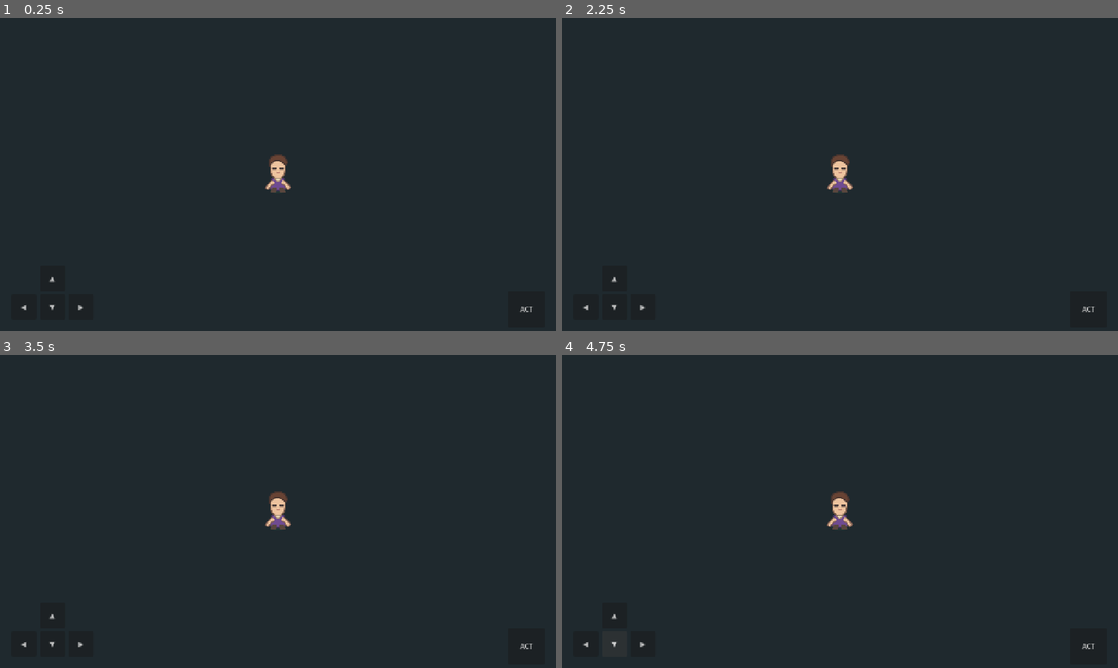
Above: before the commit, frames 1-4 (two rows, left to right).
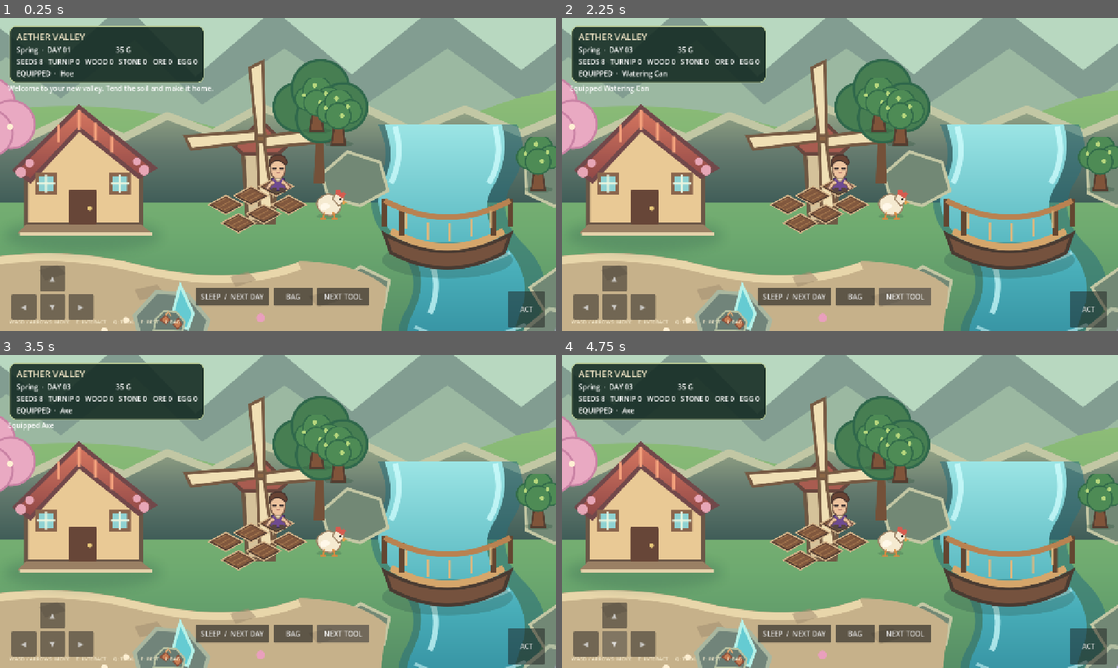
Above: after the commit, the same moments.

Repository: rintatia/aether-valley
Game: Godot game, scene res://scenes/main.tscn
The game is run twice, just before and just after one commit, with the same random seed, the same clock (stepped at 60 frames per second) and the same inputs.
Inputs (mouse positions are in pixels of both pictures, inside the frame that each line leads up to):
- Up to frame 1 (0.25 s): no input
- Up to frame 2 (2.25 s): click (795, 296) at 0.5 s, where only the run after the commit has a clickable "SLEEP / NEXT DAY"; click (795, 296) at 1.25 s, where only the run after the commit has a clickable "SLEEP / NEXT DAY"; click (906, 296) at 2 s, where only the run after the commit has a clickable "NEXT TOOL"
- Up to frame 3 (3.5 s): click (344, 633) at 2.75 s, where only the run after the commit has a clickable "NEXT TOOL"
- Up to frame 4 (4.75 s): click "▲" at 3.5 s; click "▼" at 4.25 s

The runs differ from the first frame. In frame 1, 95% of the frame differs, in the area x 0-100%, y 0-100%; in frame 2, 95%; in frame 3, 95%; in frame 4, 95%.
Error before the commit: Parse Error: Identifier "ActivityFeedback" not declared in the current scope. (res://scripts/world.gd:298)

Commit message:
Wire activity feedback animation into world scene

Diff:
--- a/scripts/world.gd
+++ b/scripts/world.gd
@@ -1,4 +1,6 @@
 extends Node2D
+
+const ActivityFeedback = preload("res://scripts/activity_feedback.gd")
 
 const TILE_W := 32.0
 const TILE_H := 16.0
